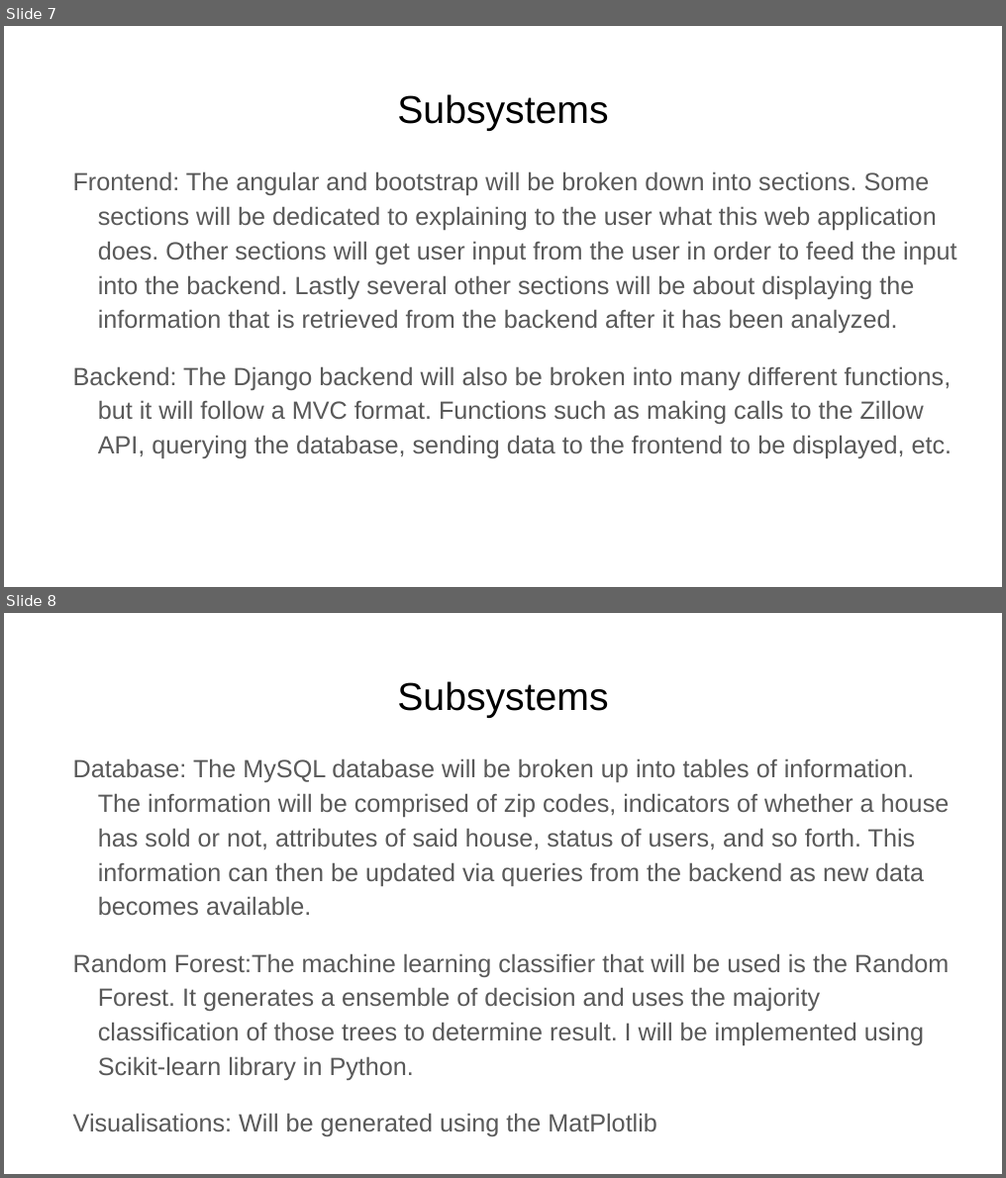
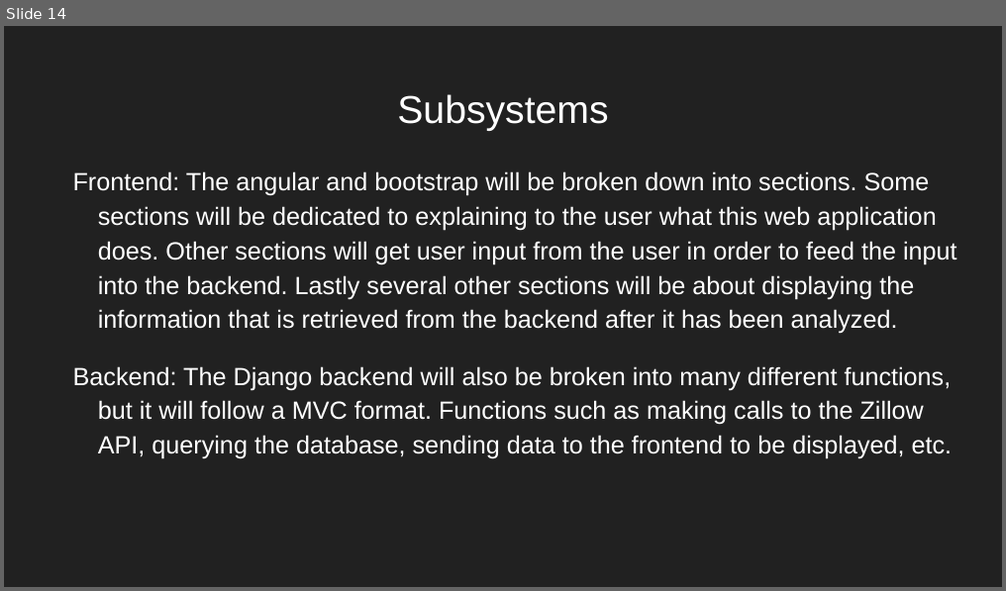
Before and after one commit to nreader72/NostraDomicile, a slide deck: docs/NostraDomicile.pptx. Shown one above the other, each under a label of ours: slides 7 and 8 before the commit, slide 14 after it. The pictures are 1006x1178 and 1006x591 pixels, drawn with LibreOffice and Linux fonts; fonts in the diff are those of the drawing; background and template pictures are left out. Boxes give left, top, right and bottom in pixels: in the first picture for what was removed or moved away, otherwise in the second. Text is boxed around its words. In the diff, an @@ line names an element or a change of style, - is before the commit and + after.

```diff
--- a/docs/NostraDomicile.pptx
+++ b/docs/NostraDomicile.pptx
@@ slide 8 removed at (4, 613, 1002, 1174), background #FFFFFF @@
@@ title removed at (397, 681, 608, 718) @@
-Subsystems
@@ text removed at (73, 759, 949, 1080) @@
-Database: The MySQL database will be broken up into tables of information. The information will be comprised of zip codes, indicators of whether a house has sold or not, attributes of said house, status of users, and so forth. This information can then be updated via queries from the backend as new data becomes available.
-Random Forest:The machine learning classifier that will be used is the Random Forest. It generates a ensemble of decision and uses the majority classification of those trees to determine result. I will be implemented using Scikit-learn library in Python.
-Visualisations: Will be generated using the MatPlotlib
@@ what was slide 7 is now slide 14 @@
@@ slide 14 changed as well @@
@@ background #FFFFFF to picture (left out) @@
@@ title "Subsystems" at (397, 94, 608, 131): text colour #000000 to #FFFFFF @@
@@ text "Frontend: The angular and bootstrap ..." at (73, 172, 957, 460): text colour #595959 to #FFFFFF @@
```
Also in this commit, not shown: 7 other slides changed, 18 slides added, 8 other slides removed.
